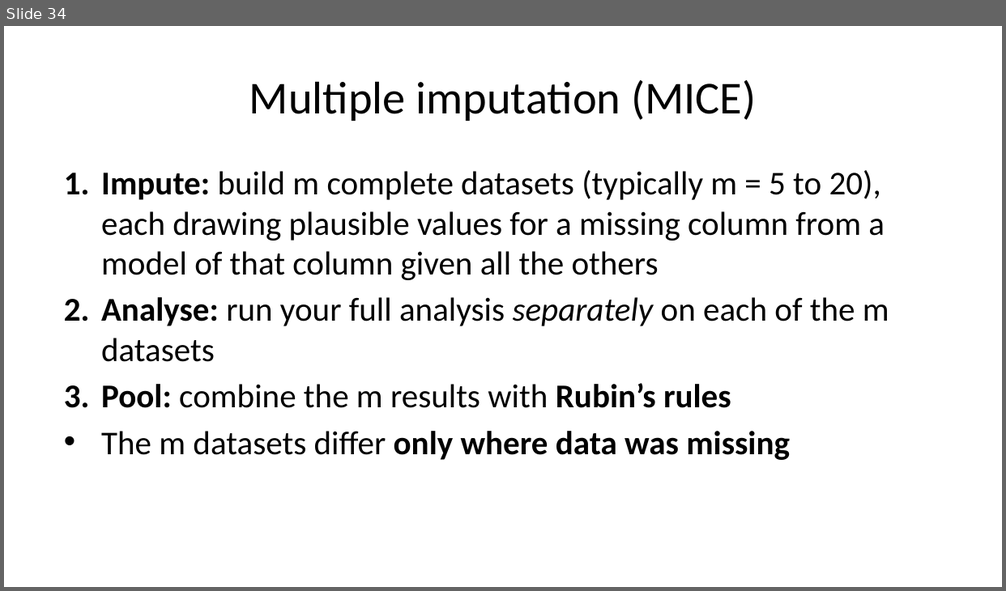
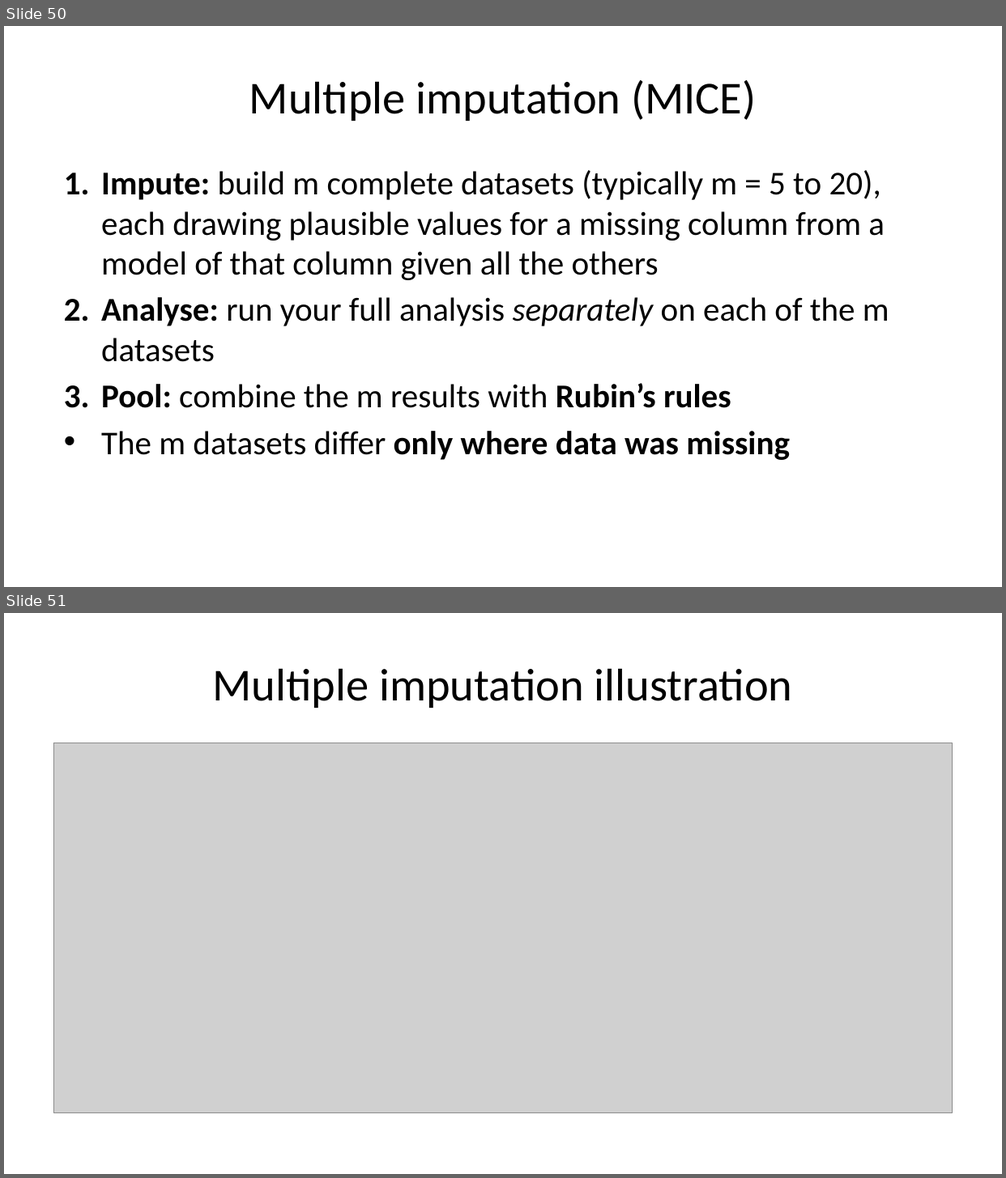
Before and after one commit to pauldubois98/AdcancedTopicsDataScience2026, a slide deck: Course02/slides.pptx. Shown one above the other, each under a label of ours: slide 34 before the commit, slides 50 and 51 after it. The pictures are 1006x591 and 1006x1178 pixels, drawn with LibreOffice and Linux fonts; fonts in the diff are those of the drawing; grey boxes stand for pictures. Boxes give left, top, right and bottom in pixels: in the first picture for what was removed or moved away, otherwise in the second. Text is boxed around its words. In the diff, an @@ line names an element or a change of style, - is before the commit and + after.

```diff
--- a/Course02/slides.pptx
+++ b/Course02/slides.pptx
@@ slide 51 added at bbox=[4, 613, 1002, 1174], background #FFFFFF @@
@@ title added at bbox=[213, 668, 793, 708], 33 pt, text #000000 @@
+Multiple imputation illustration
@@ picture added at bbox=[54, 743, 952, 1114] @@
@@ what was slide 34 is now slide 50 @@
```
Also in this commit, not shown: 2 slides changed, 16 other slides added, 20 other files.
